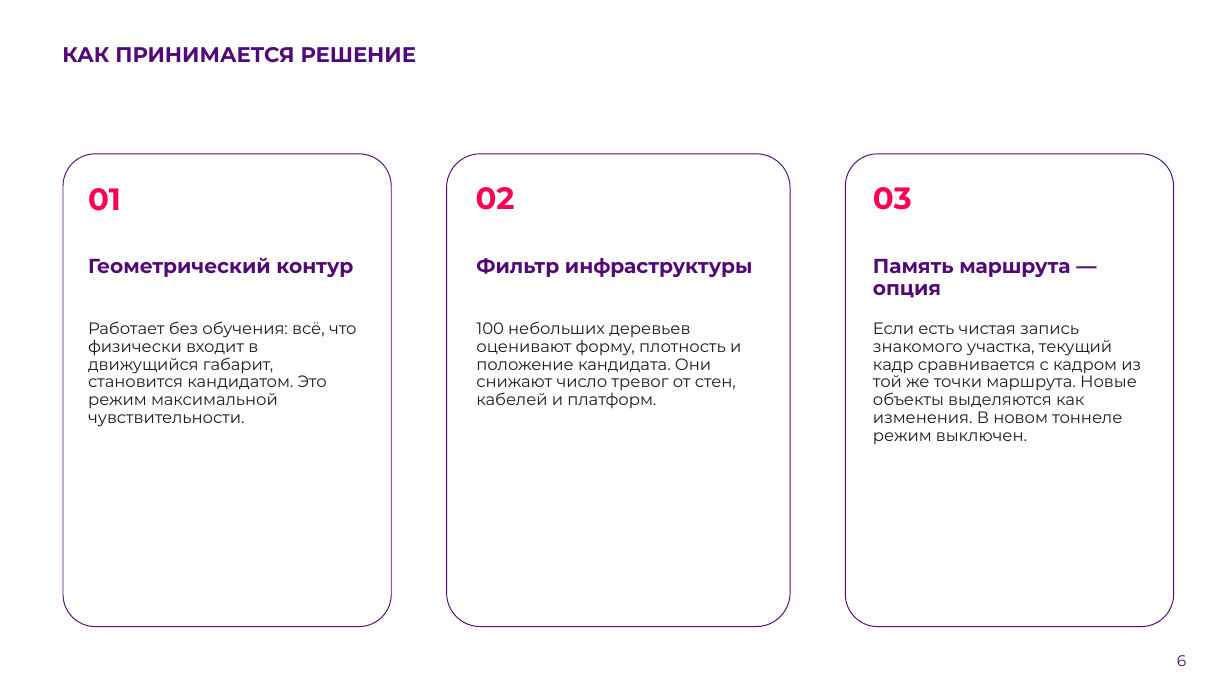
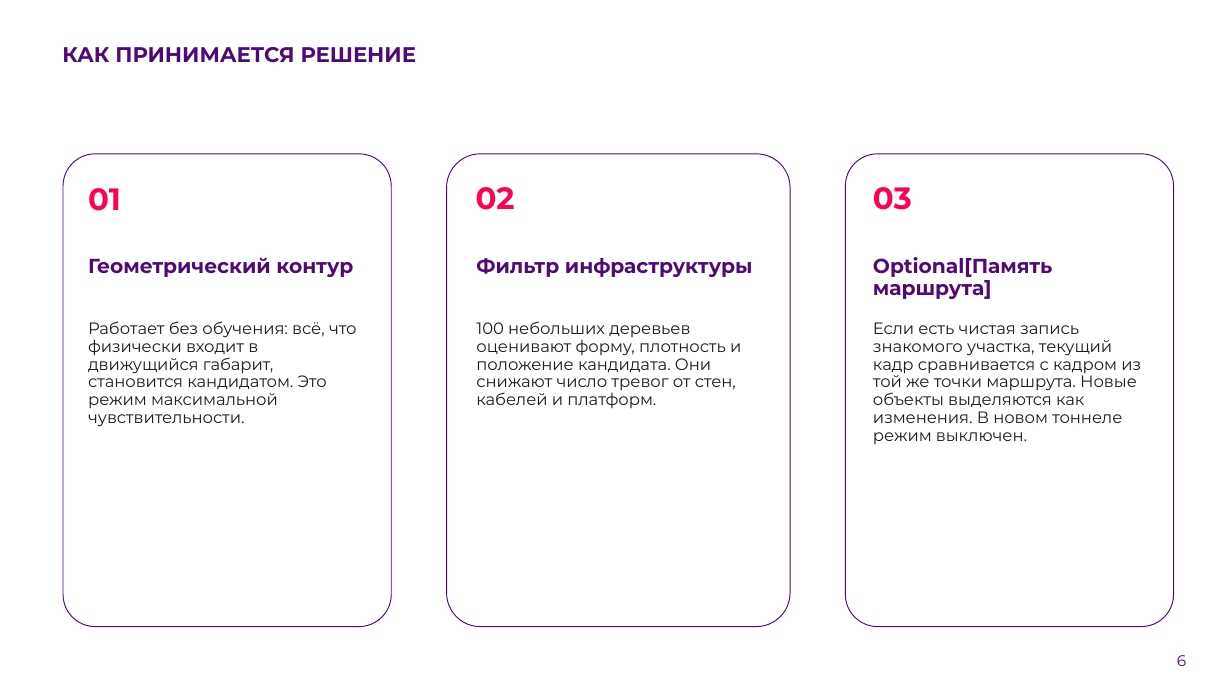
Before and after one commit to KirpaDmitriy/metroguard-lct2026, a slide deck: slide 6 of presentation/MetroGuard_LCT2026_Submission.pptx. Drawn at 1232x693 pixels with LibreOffice and Linux fonts; fonts in the diff are those of the drawing; background and template pictures are left out. Boxes give left, top, right and bottom in pixels: in the first picture for what was removed or moved away, otherwise in the second. Text is boxed around its words. In the diff, an @@ line names an element or a change of style, - is before the commit and + after.

```diff
--- a/presentation/MetroGuard_LCT2026_Submission.pptx
+++ b/presentation/MetroGuard_LCT2026_Submission.pptx
@@ text at [873, 257, 1052, 299]: text changed @@
-Память маршрута — опция
+Optional[Память маршрута]
```
Also in this commit, not shown: 9 other slides changed.
